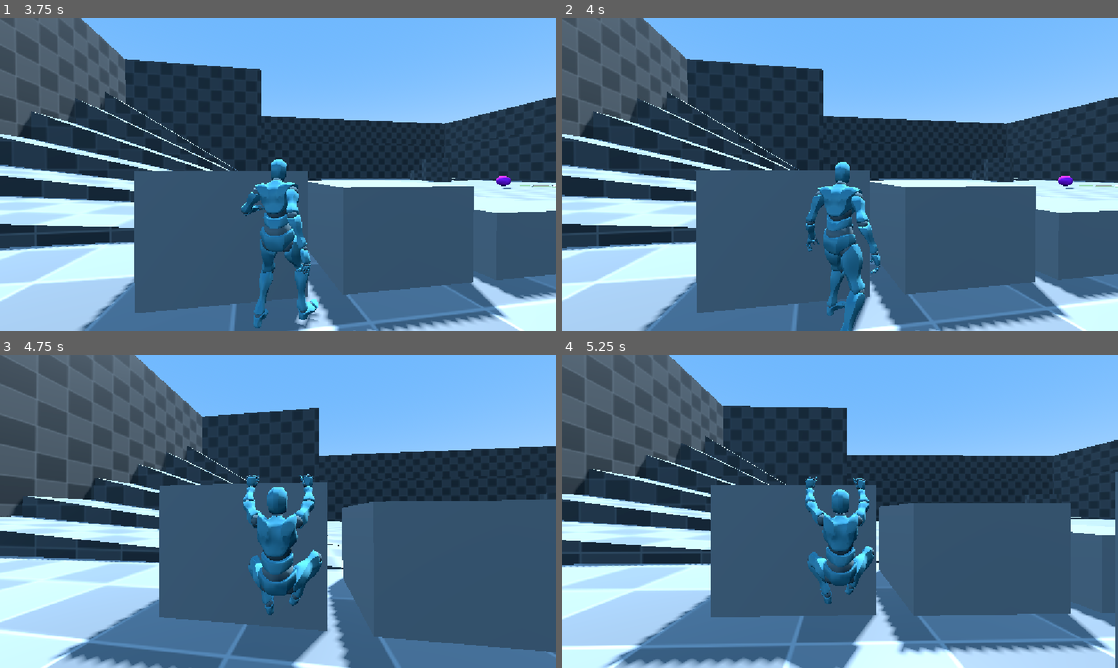
Above: before the commit, frames 1-4 (two rows, left to right).
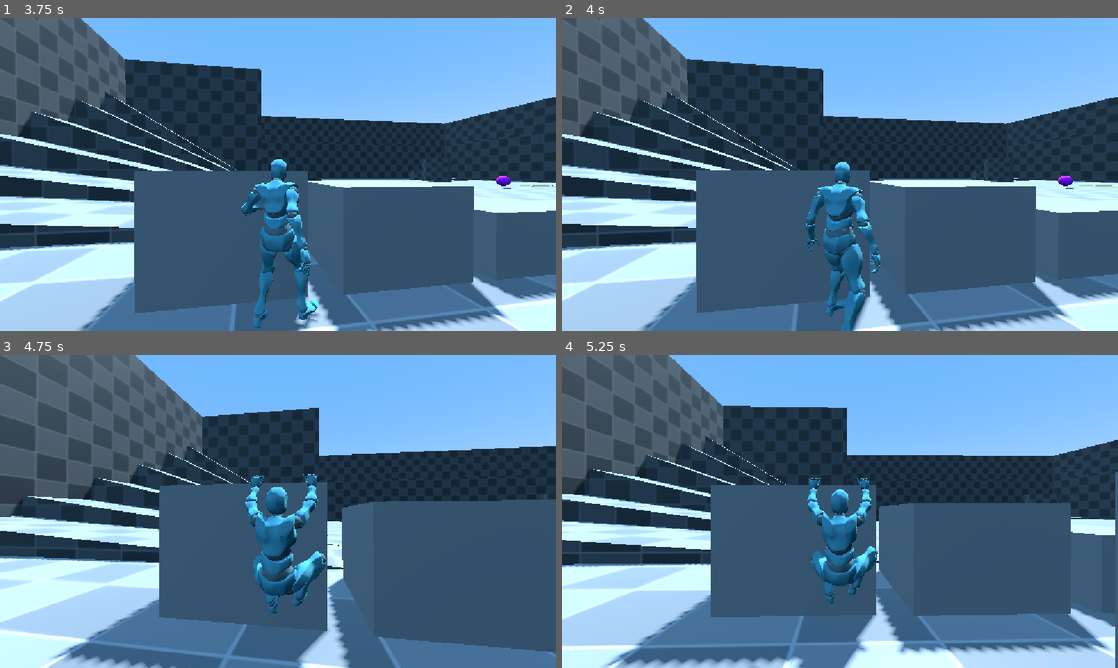
Above: after the commit, the same moments.

Repository: Calipur-Neeson/Tico_Project
Game: Godot game, scene res://Scenes/TestScene.tscn
The game is run twice, just before and just after one commit, with the same random seed, the same clock (stepped at 60 frames per second) and the same inputs.
Inputs (mouse positions are in pixels of both pictures, inside the frame that each line leads up to):
- Up to frame 1 (3.75 s): tap Enter at 0.5 s; move the mouse to (305, 174) at 0.52 s; hold W (Move_Forward) from 0.53 s (still down); tap Ctrl (Crouch) at 0.6, 1.55, 2.1, 3.05 s; click (305, 174) at 0.67 s; tap Space (Jump) at 0.77, 1.52, 3.02 s; move the mouse to (250, 174) at 1.27 s; right-click (250, 174) at 1.35 s; move the mouse to (289, 168) at 2.02 s; move the mouse to (272, 180) at 2.77 s; tap E (Interact) at 2.85 s; click (272, 180) at 2.92 s; move the mouse to (316, 177) at 3.52 s; click (316, 177) at 3.6 s
- Up to frame 2 (4 s): keep holding W (Move_Forward); tap Space (Jump) at 3.77 s; tap Ctrl (Crouch) at 3.8 s
- Up to frame 3 (4.75 s): keep holding W (Move_Forward); move the mouse to (233, 508) at 4.27 s; tap Ctrl (Crouch) at 4.35 s; tap Space (Jump) at 4.52 s
- Up to frame 4 (5.25 s): keep holding W (Move_Forward); move the mouse to (845, 511) at 5.02 s; hold Right mouse button (Aim) from 5.03 s (still down); click (845, 511) at 5.17 s

Frame 1 is identical in both runs. In frame 2, less than 0.1% of the frame differs, in the area x 43-58%, y 52-100%; in frame 3, 1.3%, in the area x 43-59%, y 38-100%; in frame 4, 1.2%.

Commit message:
(~)fix hanging bug

Diff:
--- a/Scenes/Player.tscn
+++ b/Scenes/Player.tscn
@@ -122,7 +122,7 @@
 [node name="Mesh" parent="." unique_id=817030189 instance=ExtResource("1_bhhdu")]
 transform = Transform3D(-1, 0, -1.509958e-07, 0, 1, 0, 1.509958e-07, 0, -1, 0, -0.86376077, 0)
 
-[node name="Skeleton3D" parent="Mesh" index="0" unique_id=225314288]
+[node name="Skeleton3D" parent="Mesh" index="0" unique_id=307522006]
 bones/0/position = Vector3(0.0035504817, 0.6915999, -0.09324837)
 bones/0/rotation = Quaternion(0.28310814, -0.12855177, -0.07710521, 0.9473009)
 bones/1/rotation = Quaternion(0.0029175915, 0.020913184, 0.0119936615, 0.9997052)
@@ -219,7 +219,7 @@
 settings/0/joints/2/rotation_axis = 3
 settings/0/joints/2/limitation = null
 
-[node name="AnimationPlayer" parent="Mesh" index="1" unique_id=788844123]
+[node name="AnimationPlayer" parent="Mesh" index="1" unique_id=1256023696]
 libraries/NewLib = SubResource("AnimationLibrary_6xh1p")
 autoplay = &"NewLib/Idle"
 speed_scale = 0.99997115
--- a/Scenes/TestScene.tscn
+++ b/Scenes/TestScene.tscn
@@ -25,13 +25,6 @@
 sky = SubResource("Sky_8k7wh")
 glow_enabled = true
 
-[sub_resource type="CylinderShape3D" id="CylinderShape3D_pohj0"]
-height = 0.21
-radius = 2.08
-
-[sub_resource type="BoxShape3D" id="BoxShape3D_12j5o"]
-size = Vector3(7.5, 0.23, 5.115)
-
 [sub_resource type="BoxMesh" id="BoxMesh_12j5o"]
 
 [sub_resource type="BoxShape3D" id="BoxShape3D_61ot5"]
@@ -101,54 +94,28 @@
 
 [node name="test_level" parent="." unique_id=78685540 instance=ExtResource("1_iufkg")]
 
-[node name="level" parent="test_level" index="0" unique_id=823750820]
+[node name="level" parent="test_level" index="0" unique_id=1763856893]
 transform = Transform3D(1, 0, 0, 0, 1, 0, 0, 0, 1, -0.0003027916, -0.00040721893, -0.000497818)
 
-[node name="StaticBody3D" parent="test_level/level" index="0" unique_id=587194403]
-collision_layer = 4
+[node name="StaticBody3D" parent="test_level/level" index="0" unique_id=1210837255]
+collision_layer = 6
 collision_mask = 16
 script = ExtResource("2_iufkg")
 footstep_sound = ExtResource("3_5rbs6")
 
-[node name="ClimbablePlatform1" type="StaticBody3D" parent="test_level/level" index="1" unique_id=1907339340]
-transform = Transform3D(1, 0, 0, 0, 1, 0, 0, 0, 1, 14.656927, 1.8248019, -19.408386)
-collision_layer = 2
-collision_mask = 2
-
-[node name="CollisionShape3D" type="CollisionShape3D" parent="test_level/level/ClimbablePlatform1" unique_id=787908846]
-shape = SubResource("CylinderShape3D_pohj0")
-
-[node name="ClimbablePlatform2" type="StaticBody3D" parent="test_level/level" index="2" unique_id=1099981158]
-transform = Transform3D(1, 0, 0, 0, 1, 0, 0, 0, 1, 12.462723, 3.796918, -14.312778)
-collision_layer = 2
-collision_mask = 2
-
-[node name="CollisionShape3D" type="CollisionShape3D" parent="test_level/level/ClimbablePlatform2" unique_id=1255936817]
-shape = SubResource("CylinderShape3D_pohj0")
-
-[node name="ClimbablePlatform3" type="StaticBody3D" parent="test_level/level" index="3" unique_id=2026887247]
-transform = Transform3D(1, 0, 0, 0, 1, 0, 0, 0, 1, -13.884794, 4.4148335, 22.138262)
-collision_layer = 6
-collision_mask = 2
-
-[node name="CollisionShape3D" type="CollisionShape3D" parent="test_level/level/ClimbablePlatform3" unique_id=1366214329]
-transform = Transform3D(1, 0, 0, 0, 1, 0, 0, 0, 1, -0.64118576, 0.23117971, 3.1089573)
-shape = SubResource("BoxShape3D_12j5o")
-debug_color = Color(0, 0, 0, 0.9607843)
-
-[node name="StaticBody3D" parent="test_level/wood" parent_id_path=PackedInt32Array(78685540, 1434197295) index="0" unique_id=71937128]
+[node name="StaticBody3D" parent="test_level/wood" parent_id_path=PackedInt32Array(78685540, 1689332265) index="0" unique_id=85657359]
 script = ExtResource("2_iufkg")
 footstep_sound = ExtResource("4_201fe")
 
-[node name="StaticBody3D" parent="test_level/snow" parent_id_path=PackedInt32Array(78685540, 1020897175) index="0" unique_id=812767266]
+[node name="StaticBody3D" parent="test_level/snow" parent_id_path=PackedInt32Array(78685540, 1534009705) index="0" unique_id=79410971]
 script = ExtResource("2_iufkg")
 footstep_sound = ExtResource("5_xjl2p")
 
-[node name="StaticBody3D" parent="test_level/grass" parent_id_path=PackedInt32Array(78685540, 1120422819) index="0" unique_id=347638795]
+[node name="StaticBody3D" parent="test_level/grass" parent_id_path=PackedInt32Array(78685540, 571352279) index="0" unique_id=1127961135]
 script = ExtResource("2_iufkg")
 footstep_sound = ExtResource("6_ytmxh")
 
-[node name="StaticBody3D" parent="test_level/dirt" parent_id_path=PackedInt32Array(78685540, 941957627) index="0" unique_id=989433190]
+[node name="StaticBody3D" parent="test_level/dirt" parent_id_path=PackedInt32Array(78685540, 1906227977) index="0" unique_id=725711831]
 script = ExtResource("2_iufkg")
 footstep_sound = ExtResource("7_hctok")
 
@@ -316,7 +283,7 @@
 mesh = SubResource("BoxMesh_p30di")
 
 [node name="StaticBody3D" type="StaticBody3D" parent="test_level/Obstacles/Ob9/MeshInstance3D" unique_id=533301393]
-collision_layer = 4
+collision_layer = 6
 
 [node name="CollisionShape3D" type="CollisionShape3D" parent="test_level/Obstacles/Ob9/MeshInstance3D/StaticBody3D" unique_id=246202613]
 shape = SubResource("BoxShape3D_8c81w")
@@ -350,7 +317,7 @@
 transform = Transform3D(1, 0, 0, 0, 1, 0, 0, 0, 1, -20.161568, 3.6533198, 26.303997)
 metadata/_edit_lock_ = true
 
-[node name="Skeleton3D" parent="CharacterBody3D/Mesh" parent_id_path=PackedInt32Array(1445218770, 817030189) index="0" unique_id=225314288]
+[node name="Skeleton3D" parent="CharacterBody3D/Mesh" parent_id_path=PackedInt32Array(1445218770, 817030189) index="0" unique_id=307522006]
 bones/0/position = Vector3(0.002294555, 0.9286259, -0.01037536)
 bones/0/rotation = Quaternion(-0.036482364, -0.36709917, -0.013288065, 0.9293711)
 bones/1/rotation = Quaternion(-0.010292281, 0.040697996, -0.0060800808, 0.99909997)
--- a/Scripts/States/FallState.gd
+++ b/Scripts/States/FallState.gd
@@ -2,6 +2,7 @@
 extends BasePlayerState
 
 func Enter(player: Player) -> void:
+	player.SetCrouch(false)
 	player.playerAnim.play("NewLib/FallingIdle", player.BLEEND_SPEED)
 
 func PreUpdate(player: Player) -> void:
--- a/Scripts/States/HangingIdleState.gd
+++ b/Scripts/States/HangingIdleState.gd
@@ -28,15 +28,14 @@
 
 	player.playerAnim.play("NewLib/ClimbWall", player.BLEEND_SPEED)
 
-	#hitPoint = player.climbable_cast.get_collision_point()
-	#normal = player.climbable_cast.get_collision_normal()
 
 	if player.floor_cast.is_colliding():
 		player.playerAnim.play("NewLib/HangingIdle_short", player.BLEEND_SPEED)
+		player.collision_upper.disabled = false
+		player.collision_stand.disabled = true
 	else:
 		player.playerAnim.play("NewLib/HangingIdle", player.BLEEND_SPEED)
 
-	var move: Vector3 = hitPoint - player.hand_pivot.global_position
 
 func PreUpdate(player: Player) -> void:
 	if Input.is_action_just_pressed("Crouch"):
@@ -54,6 +53,7 @@
 		player.ChangeStateTo(PlayerState.TurnRightShimmy)
 
 func Update(player: Player, delta: float) -> void:
+	normal = player.climbable_cast.get_collision_normal()
 	player.TurnTo(-normal)
 
 	player.left_ccdik_3d.influence = move_toward(player.left_ccdik_3d.influence, 0.2, delta * 8.0)
--- a/Scripts/States/RunJumpState.gd
+++ b/Scripts/States/RunJumpState.gd
@@ -6,11 +6,17 @@
 	player.playerAnim.play("NewLib/RunJump", player.BLEEND_SPEED)
 
 func PreUpdate(player: Player) -> void:
+	player.obstacle_cast.enabled = true
+
 	if player.is_on_floor():
+		player.obstacle_cast.enabled = false
 		player.ChangeStateTo(PlayerState.Land)
 
-	if player.climbable_cast.is_colliding() and not player.island:
-		player.ChangeStateTo(PlayerState.HangingIdle)
+	if player.obstacle_cast.is_colliding() and not player.island:
+		var hitPoint: Vector3 = player.obstacle_cast.get_collision_point()
+		var height: float = hitPoint.y - player.global_position.y
+		if 0.8 < height and height < 1.2:
+			player.ChangeStateTo(PlayerState.HangingIdle)
 
 func Update(player: Player, delta: float) -> void:
 	player.velocity += player.get_gravity() * delta
